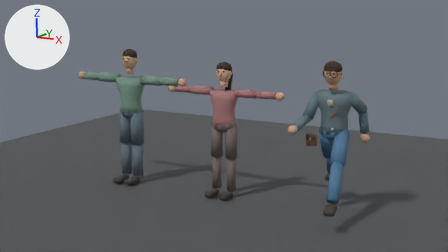
What one commit did to the Blender file ArtSource/Characters/PrototypeHumanoids.blend.
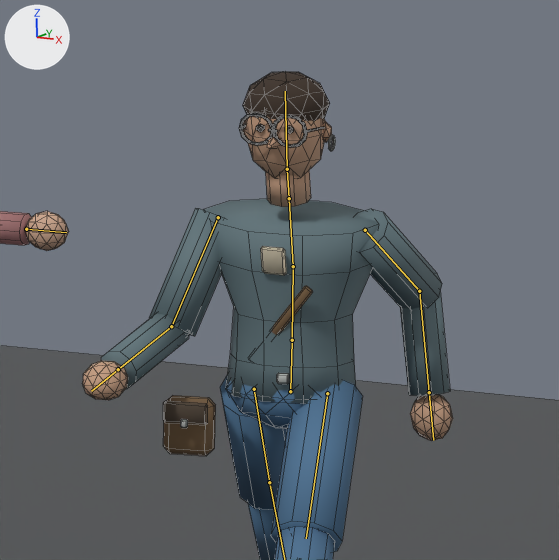
Old and new are each drawn from the file's camera 'Preview_Camera' and again close up on the part from 60% to 88% of the width and 18% to 67% of the height. The axes (+X, +Y, +Z) are drawn at upper left. The lights are the same throughout. The first two pictures are the older version. Both versions are drawn at frame 1 of the action 'Run'; the numbers are the values there. The bones that change, and the others that lie on the model, are drawn over the model as lines in the close-ups. The close-ups show mesh edges as thin lines.

Names of what the first close-up shows: 'Preview_Ground', 'PrototypeFemale_Body', 'PrototypePlayer_Body'.
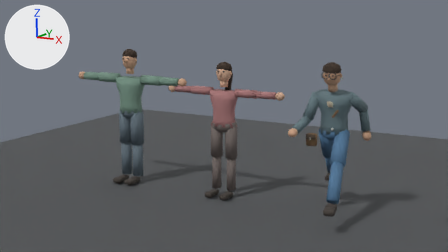
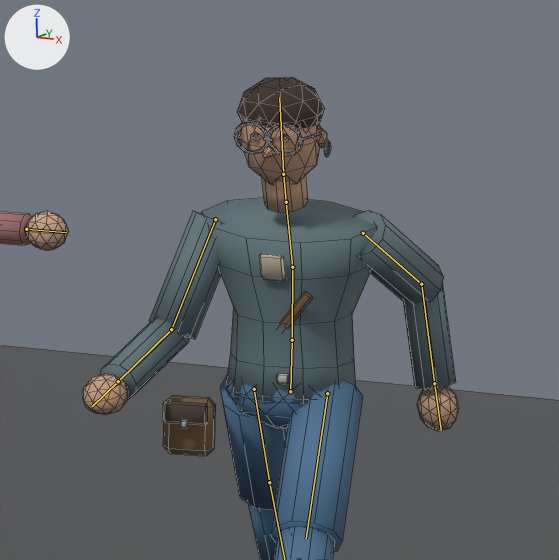
Boxes [x1, y1, x2, y2] around the edits, measured in the close-ups (559 x 560 px):
'PrototypePlayer_Body', posed: before [83, 72, 453, 560]; after [83, 77, 459, 560]
bone 'Spine', root to tip: before (292, 340) to (293, 266); after (292, 340) to (292, 267)
bone 'Chest', root to tip: before (293, 266) to (289, 198); after (292, 267) to (286, 202)
bone 'Head', root to tip: before (287, 169) to (285, 91); after (283, 174) to (279, 97)

The change in detail:
Bone 'Spine' (bone_spine) turns from (5, -4, 0) to (6, -4, 0) degrees about its own x, y and z.
Bone 'Chest' (bone_chest) turns from (11, -7, 0) to (15, -7, 0) degrees about its own x, y and z.
Bone 'Head' (bone_head) turns from (-5, 2, 0) to (-7, 2, 0) degrees about its own x, y and z.
